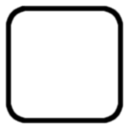
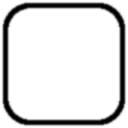
Layered file, before and after one edit (w=128, h=128). Changes by layer:
painted on "Layer" over box(1, 1, 127, 127)
added layer "Layer #1" over box(5, 5, 123, 123)
